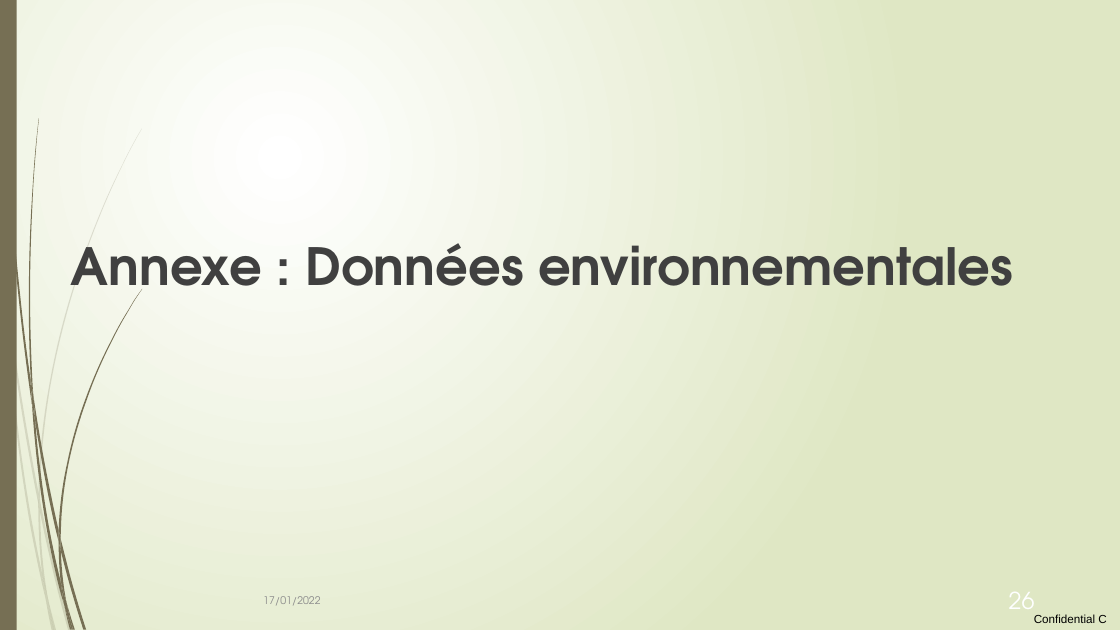
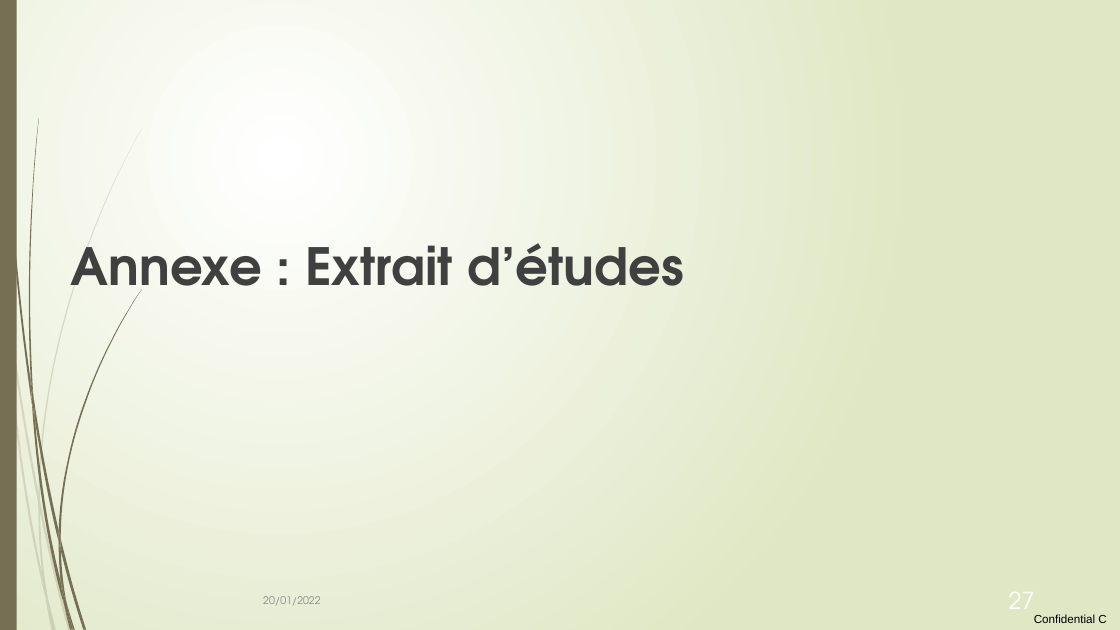
Before and after one commit to loco-philippe/Environmental-Sensing, a slide deck: slide 27 of documentation/initiative citoyenne.pptx (slide 26 before the commit). Drawn at 1120x630 pixels with LibreOffice and Linux fonts; fonts in the diff are those of the drawing. Boxes give left, top, right and bottom in pixels: in the first picture for what was removed or moved away, otherwise in the second. Text is boxed around its words. In the diff, an @@ line names an element or a change of style, - is before the commit and + after.

```diff
--- a/documentation/initiative citoyenne.pptx
+++ b/documentation/initiative citoyenne.pptx
@@ text at bbox=[71, 243, 684, 307]: text changed @@
-Annexe : Données environnementales
+Annexe : Extrait d’études
@@ text at bbox=[263, 596, 320, 605]: text changed @@
-17/01/2022
+20/01/2022
@@ page number at bbox=[1009, 592, 1035, 621]: text changed @@
-26
+27
```
Also in this commit, not shown: 18 other slides changed, 1 slide added, 1 other file.
